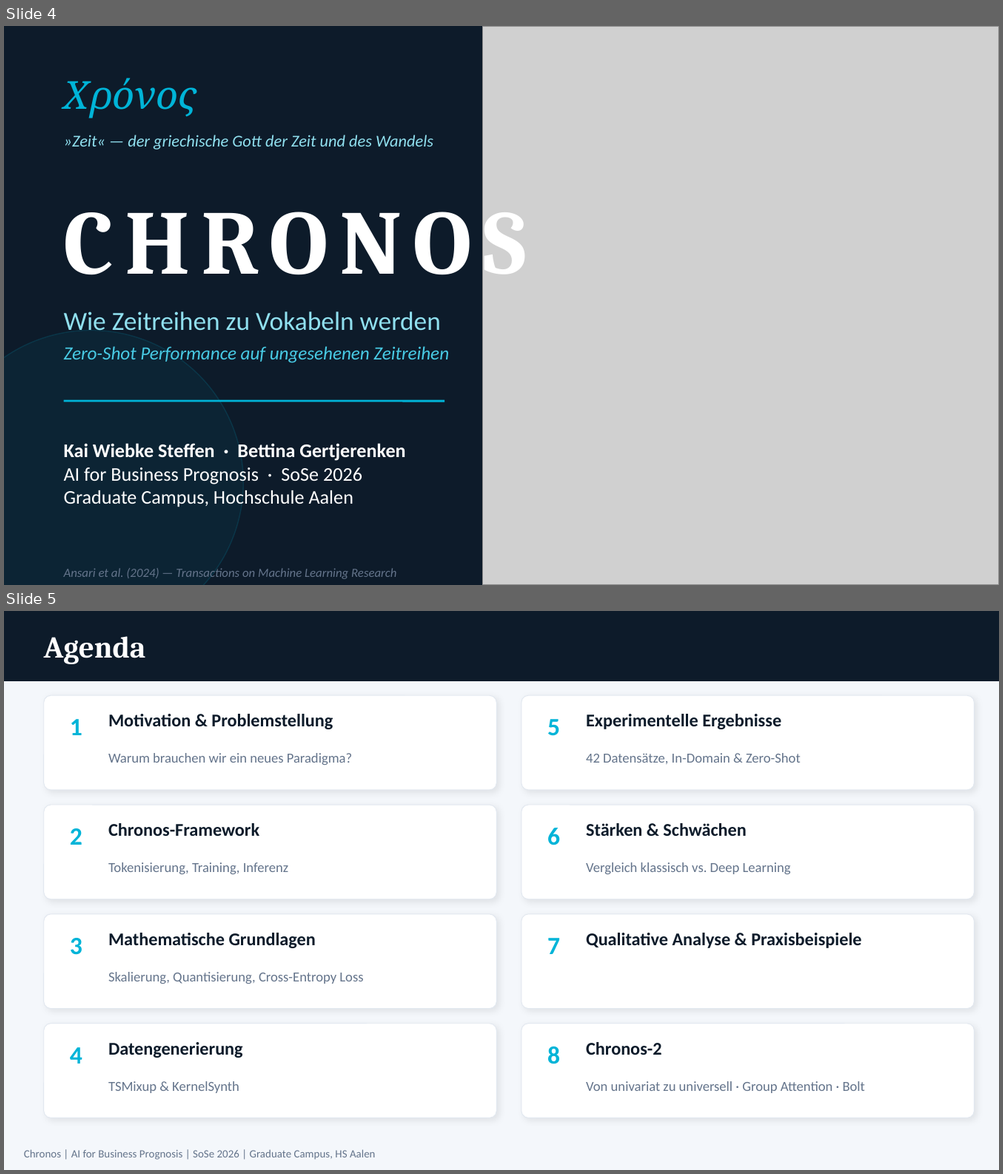
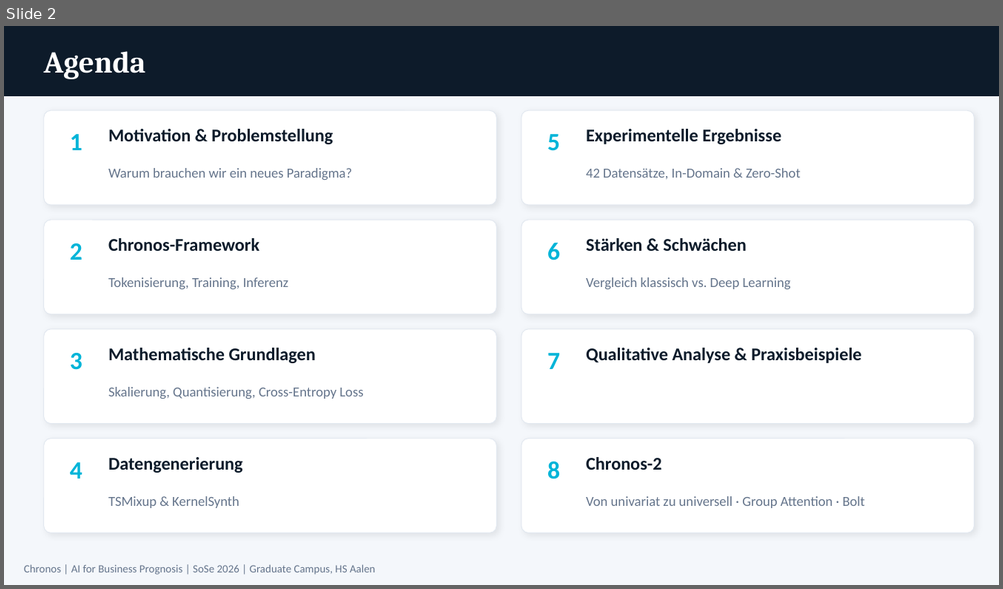
Before and after one commit to KaiSteffen/Business-Prognosis, a slide deck: chronos/presentation/Chronos_Praesentation.pptx. Shown one above the other, each under a label of ours: slides 4 and 5 before the commit, slide 2 after it. The pictures are 1003x1174 and 1003x589 pixels, drawn with LibreOffice and Linux fonts; fonts in the diff are those of the drawing; grey boxes stand for pictures. Boxes give left, top, right and bottom in pixels: in the first picture for what was removed or moved away, otherwise in the second. Text is boxed around its words. In the diff, an @@ line names an element or a change of style, - is before the commit and + after.

```diff
--- a/chronos/presentation/Chronos_Praesentation.pptx
+++ b/chronos/presentation/Chronos_Praesentation.pptx
@@ slide 4 removed at <box>4,26,999,585</box>, background #0D1B2A @@
@@ picture removed at <box>482,26,999,585</box> @@
@@ text removed at <box>64,78,196,118</box> @@
-Χρόνος
@@ text removed at <box>64,135,433,150</box> @@
-»Zeit« — der griechische Gott der Zeit und des Wandels
@@ text removed at <box>64,190,526,293</box> @@
-CHRONOS
@@ text removed at <box>64,312,449,363</box> @@
-Wie Zeitreihen zu Vokabeln werden
-Zero-Shot Performance auf ungesehenen Zeitreihen
@@ ellipse removed at <box>4,330,243,585</box> @@
@@ line removed from (64, 401) to (444, 401) @@
@@ text removed at <box>64,443,405,508</box> @@
-Kai Wiebke Steffen · Bettina Gertjerenken
-AI for Business Prognosis · SoSe 2026
-Graduate Campus, Hochschule Aalen
@@ text removed at <box>64,568,396,580</box> @@
-Ansari et al. (2024) — Transactions on Machine Learning Research
@@ what was slide 5 is now slide 2 @@
```
Also in this commit, not shown: 1 slide changed, 2 other slides removed.
